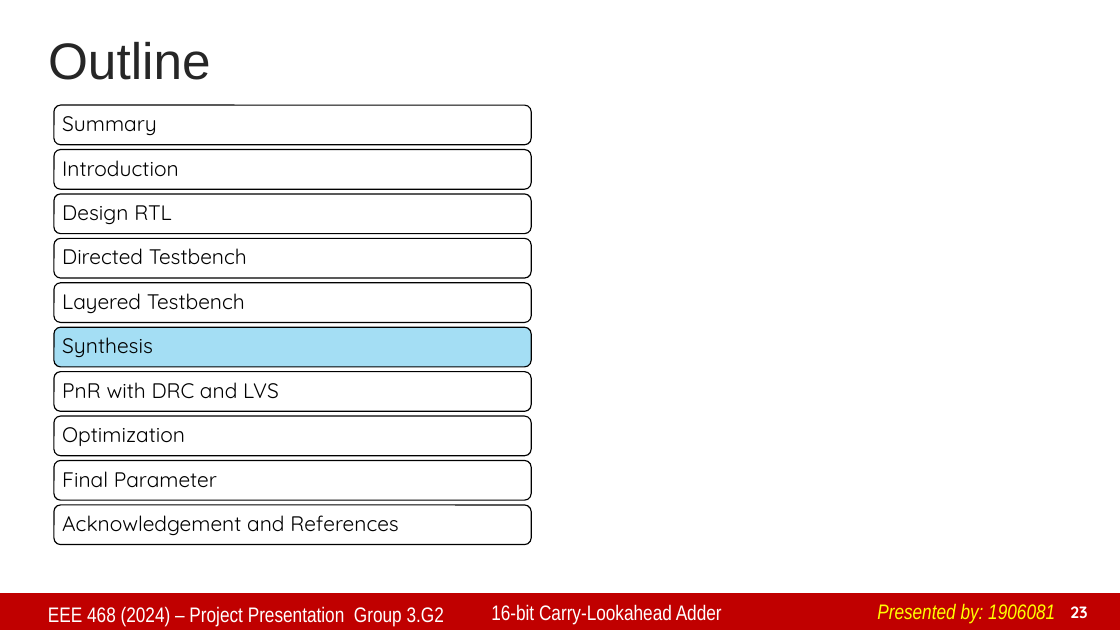
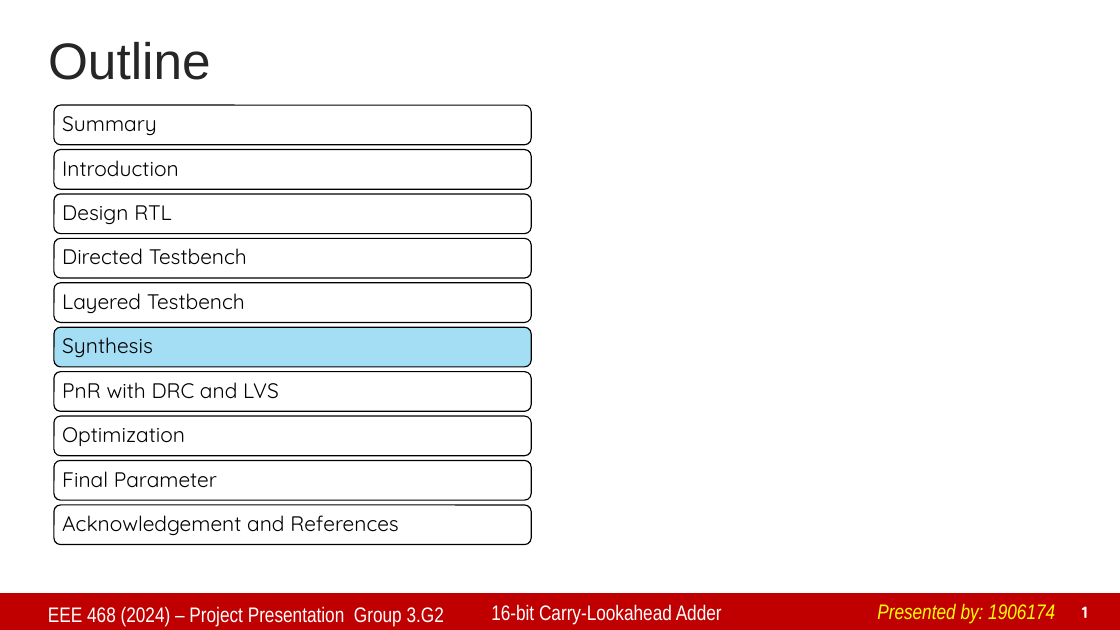
Before and after one commit to anindyakchoudhury/ASIC-Project-Carry-Look-Ahead-Adder, a slide deck: slide 1 of Presentation/akcpartandtemplate/Group 3 G2 EEE 468 Project Presentation toky_update2_34.pptx (slide 23 before the commit). Drawn at 1120x630 pixels with LibreOffice and Linux fonts; fonts in the diff are those of the drawing; background and template pictures are left out. Boxes give left, top, right and bottom in pixels: in the first picture for what was removed or moved away, otherwise in the second. Text is boxed around its words. In the diff, an @@ line names an element or a change of style, - is before the commit and + after.

Commit message:
Final slide done

```diff
--- a/Presentation/akcpartandtemplate/Group 3 G2 EEE 468 Project Presentation toky_update2_34.pptx
+++ b/Presentation/akcpartandtemplate/Group 3 G2 EEE 468 Project Presentation toky_update2_34.pptx
@@ text at <box>877,603,1055,624</box>: text changed @@
-Presented by: 1906081
+Presented by: 1906174
@@ page number at <box>1082,606,1088,618</box>: text changed @@
-23
+1
```
Also in this commit, not shown: 31 slides removed, 1 other file.
